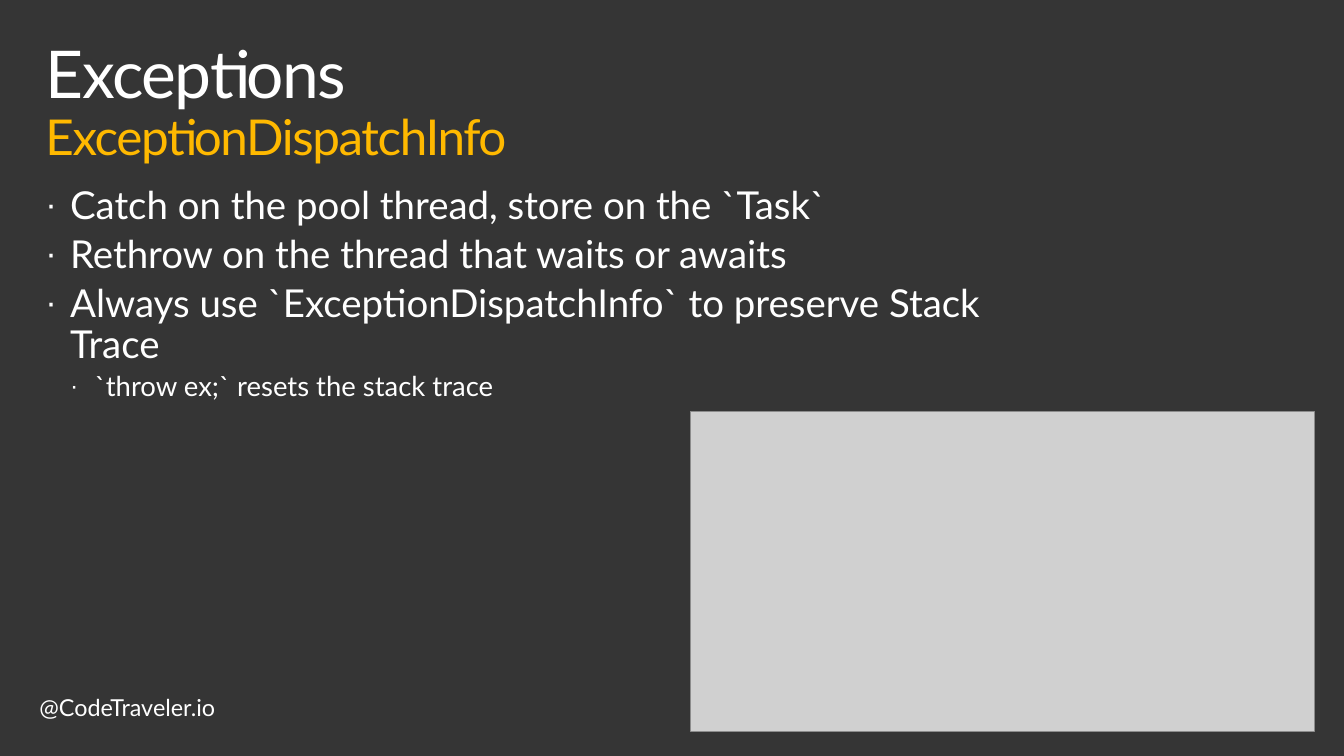
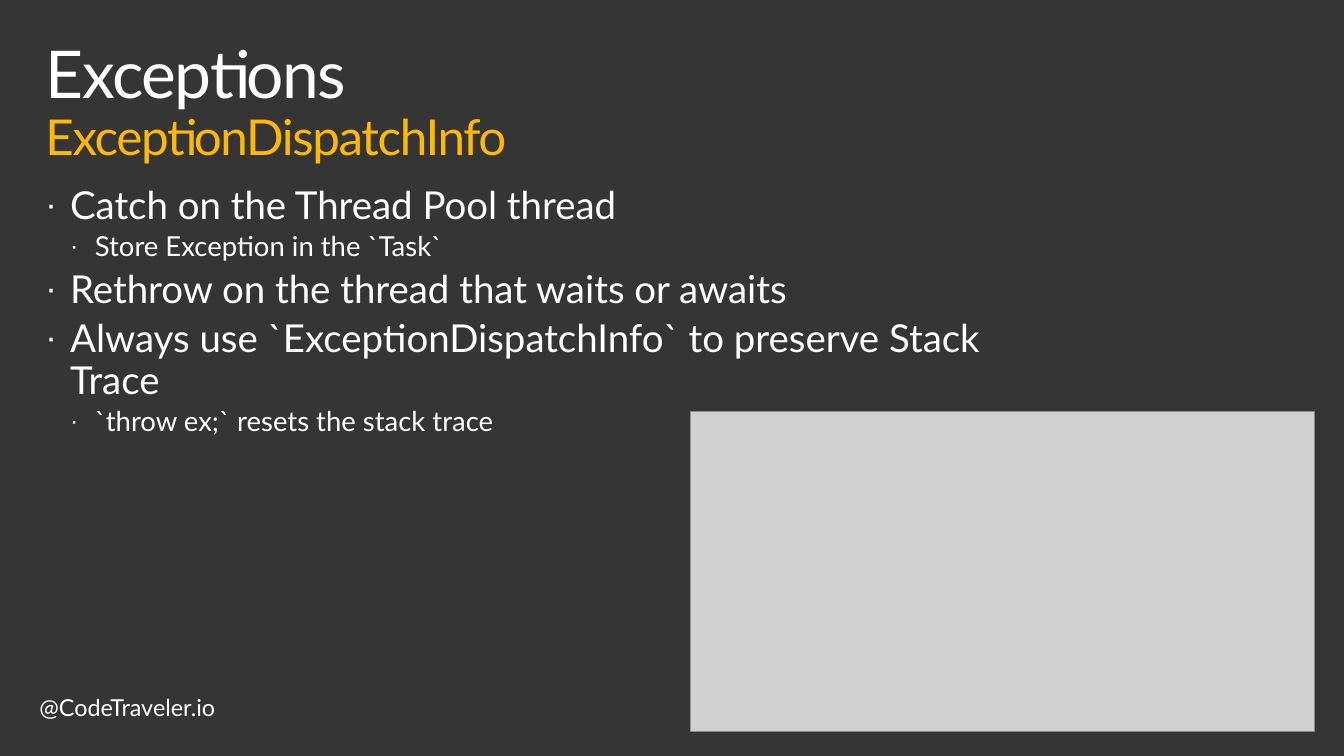
Before and after one commit to TheCodeTraveler/BecomeAnExpertWithAsyncAwait, a slide deck: slide 9 of 4. Creating Custom Implementation of Task/CreatingTaskFromScratch.pptx. Drawn at 1344x756 pixels with LibreOffice and Linux fonts; fonts in the diff are those of the drawing; grey boxes stand for pictures; background and template pictures are left out. Boxes give left, top, right and bottom in pixels: in the first picture for what was removed or moved away, otherwise in the second. Text is boxed around its words. In the diff, an @@ line names an element or a change of style, - is before the commit and + after.

```diff
--- a/4. Creating Custom Implementation of Task/CreatingTaskFromScratch.pptx
+++ b/4. Creating Custom Implementation of Task/CreatingTaskFromScratch.pptx
@@ text at bbox=[70, 190, 616, 261]: text changed @@
-· Catch on the pool thread, store on the `Task`
+· Catch on the Thread Pool thread
+  · Store Exception in the `Task`
```
Also in this commit, not shown: 5 other slides changed, 1 other file.
